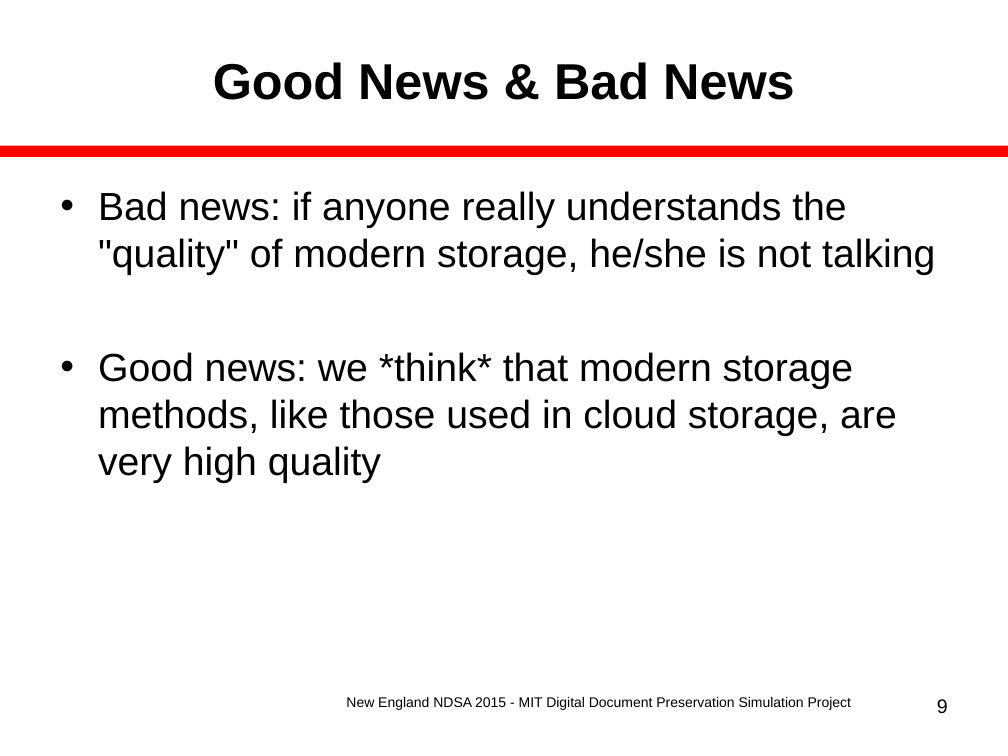
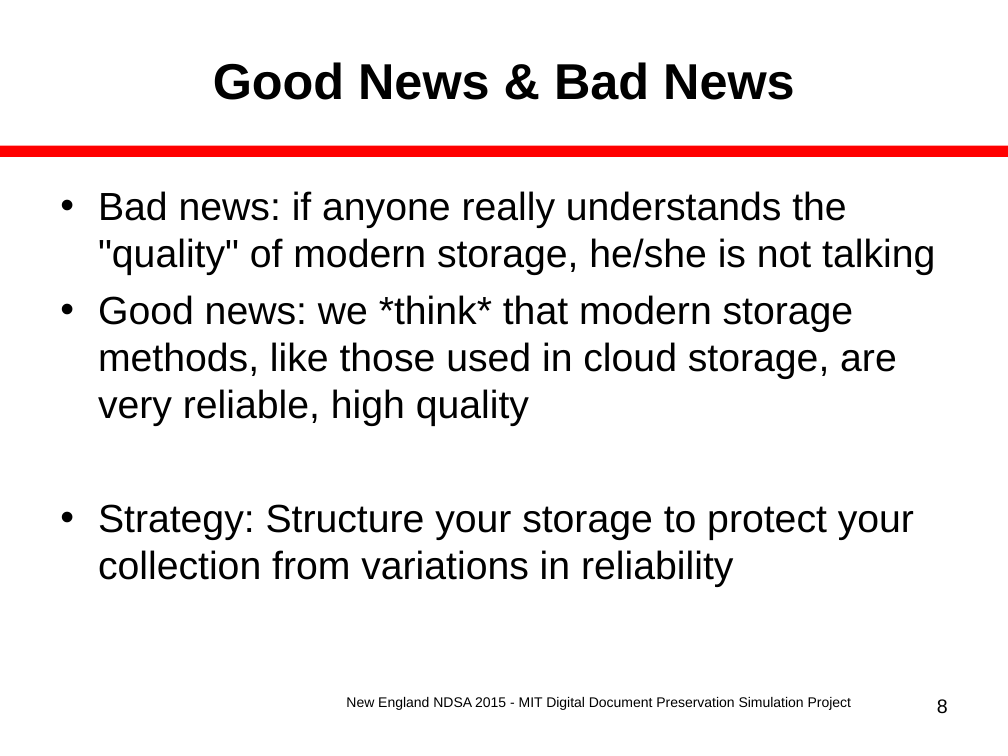
Before and after one commit to MIT-Informatics/PreservationSimulation, a slide deck: slide 8 of shelf/docs/Slides_NewEnglandNDSA.ppt (slide 9 before the commit). Drawn at 1008x756 pixels with LibreOffice and Linux fonts; fonts in the diff are those of the drawing. Boxes give left, top, right and bottom in pixels: in the first picture for what was removed or moved away, otherwise in the second. Text is boxed around its words. In the diff, an @@ line names an element or a change of style, - is before the commit and + after.

```diff
--- a/shelf/docs/Slides_NewEnglandNDSA.ppt
+++ b/shelf/docs/Slides_NewEnglandNDSA.ppt
@@ text at [98, 295, 914, 587]: text changed @@
-• Good news: we *think* that modern storage methods, like those used in cloud storage, are very high quality
+• Good news: we *think* that modern storage methods, like those used in cloud storage, are very reliable, high quality
+• Strategy: Structure your storage to protect your collection from variations in reliability
@@ page number at [937, 699, 948, 714]: text changed @@
-9
+8
```
Also in this commit, not shown: 8 other slides changed, 1 slide removed, 1 other file.
